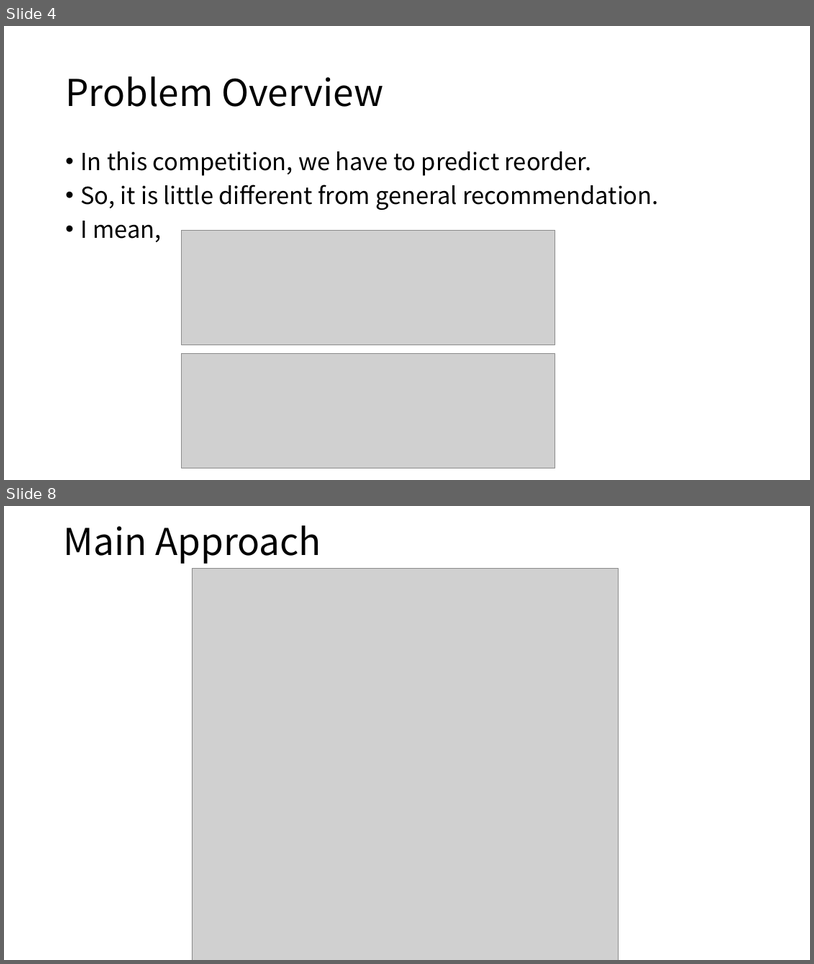
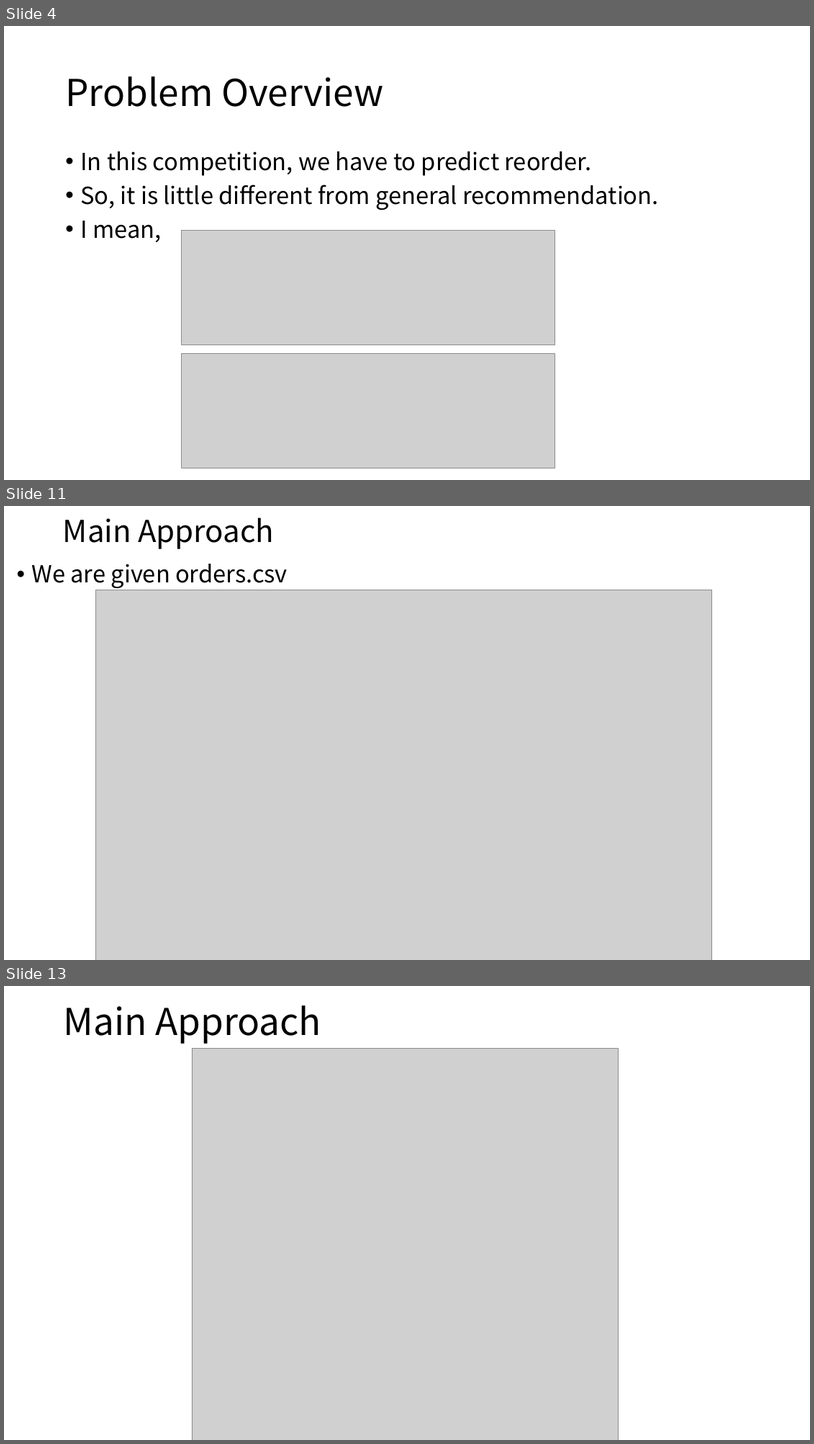
Before and after one commit to KazukiOnodera/Instacart, a slide deck: Instacart 2nd Place Solution.pptx. Shown one above the other, each under a label of ours: slides 4 and 8 before the commit, slides 4, 11 and 13 after it; the slides between them are not shown. The pictures are 814x964 and 814x1444 pixels, drawn with LibreOffice and Linux fonts; fonts in the diff are those of the drawing; grey boxes stand for pictures. Boxes give left, top, right and bottom in pixels: in the first picture for what was removed or moved away, otherwise in the second. Text is boxed around its words. In the diff, an @@ line names an element or a change of style, - is before the commit and + after.

```diff
--- a/Instacart 2nd Place Solution.pptx
+++ b/Instacart 2nd Place Solution.pptx
@@ slide 11 added at (4, 506, 810, 960), background #FFFFFF @@
@@ title added at (63, 518, 274, 549), 36 pt, text #000000 @@
+Main Approach
@@ text added at (32, 564, 288, 588), 28 pt, text #000000 @@
+• We are given orders.csv
@@ picture added at (96, 590, 712, 960) @@
@@ what was slide 8 is now slide 13 @@
```
Also in this commit, not shown: 4 slides changed, 3 other slides added.
